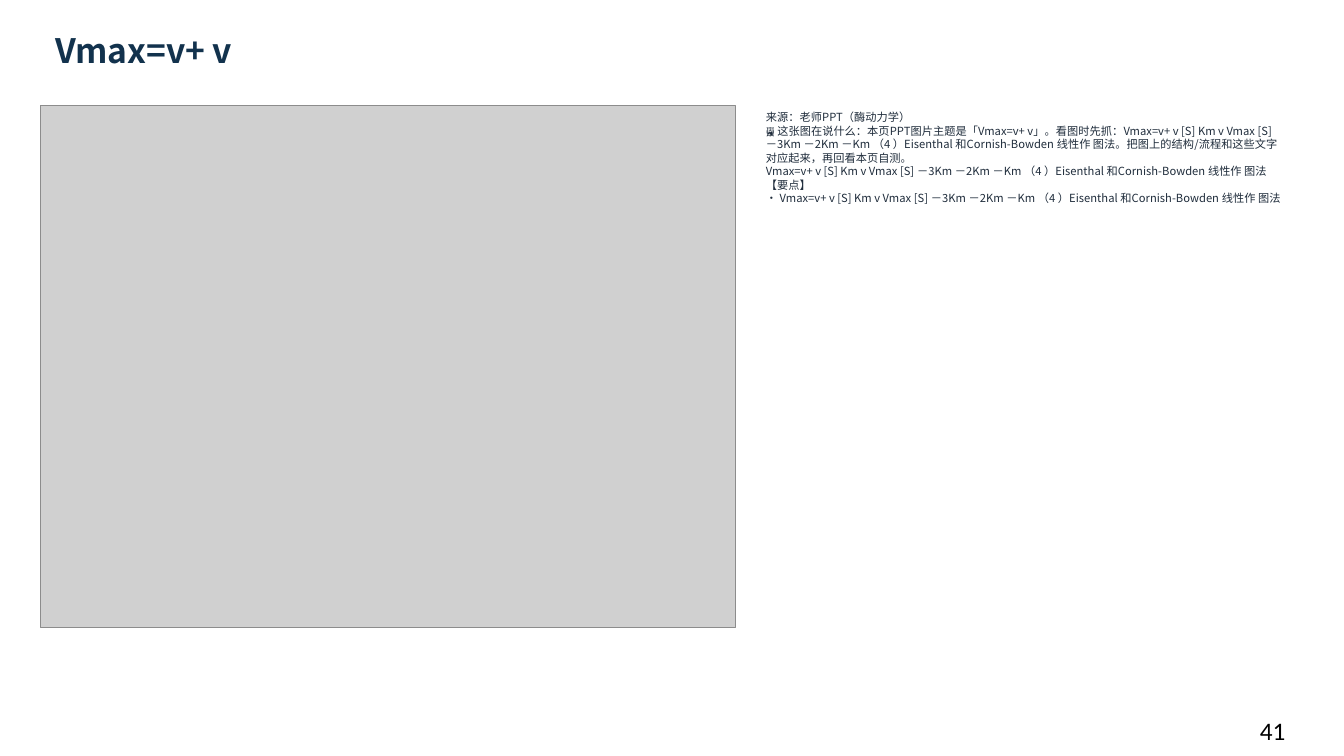
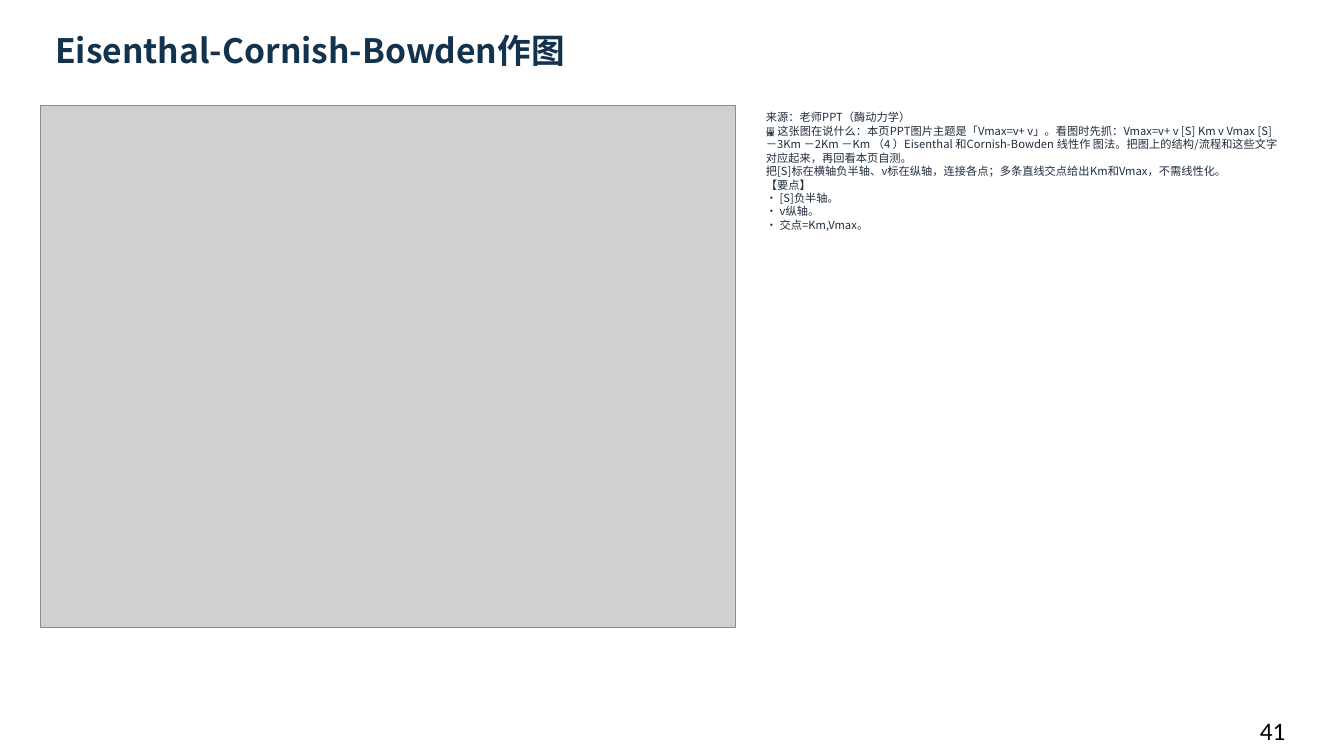
Before and after one commit to newkan-li/Biochemistry, a slide deck: slide 41 of downloads/bc07-ai-style.pptx. Drawn at 1344x756 pixels with LibreOffice and Linux fonts; fonts in the diff are those of the drawing; grey boxes stand for pictures. Boxes give left, top, right and bottom in pixels: in the first picture for what was removed or moved away, otherwise in the second. Text is boxed around its words. In the diff, an @@ line names an element or a change of style, - is before the commit and + after.

```diff
--- a/downloads/bc07-ai-style.pptx
+++ b/downloads/bc07-ai-style.pptx
@@ text at <box>55,34,564,66</box>: text changed @@
-Vmax=v+ v
+Eisenthal-Cornish-Bowden作图
@@ text at <box>766,111,1277,231</box>: text changed @@
-来源：老师PPT（酶动力学）
-🖼 这张图在说什么：本页PPT图片主题是「Vmax=v+ v」。看图时先抓：Vmax=v+ v [S] Km v Vmax [S] －3Km －2Km －Km （4 ）Eisenthal 和Cornish-Bowden 线性作 图法。把图上的结构/流程和这些文字对应起来，再回看本页自测。
-Vmax=v+ v [S] Km v Vmax [S] －3Km －2Km －Km （4 ）Eisenthal 和Cornish-Bowden 线性作 图法
-【要点】
-• Vmax=v+ v [S] Km v Vmax [S] －3Km －2Km －Km （4 ）Eisenthal 和Cornish-Bowden 线性作 图法
+来源：老师PPT（酶动力学）
+🖼 这张图在说什么：本页PPT图片主题是「Vmax=v+ v」。看图时先抓：Vmax=v+ v [S] Km v Vmax [S] －3Km －2Km －Km （4 ）Eisenthal 和Cornish-Bowden 线性作 图法。把图上的结构/流程和这些文字对应起来，再回看本页自测。
+把[S]标在横轴负半轴、v标在纵轴，连接各点；多条直线交点给出Km和Vmax，不需线性化。
+【要点】
+• [S]负半轴。
+• v纵轴。
+• 交点=Km,Vmax。
```
Also in this commit, not shown: 44 other slides changed, 5 other files.
